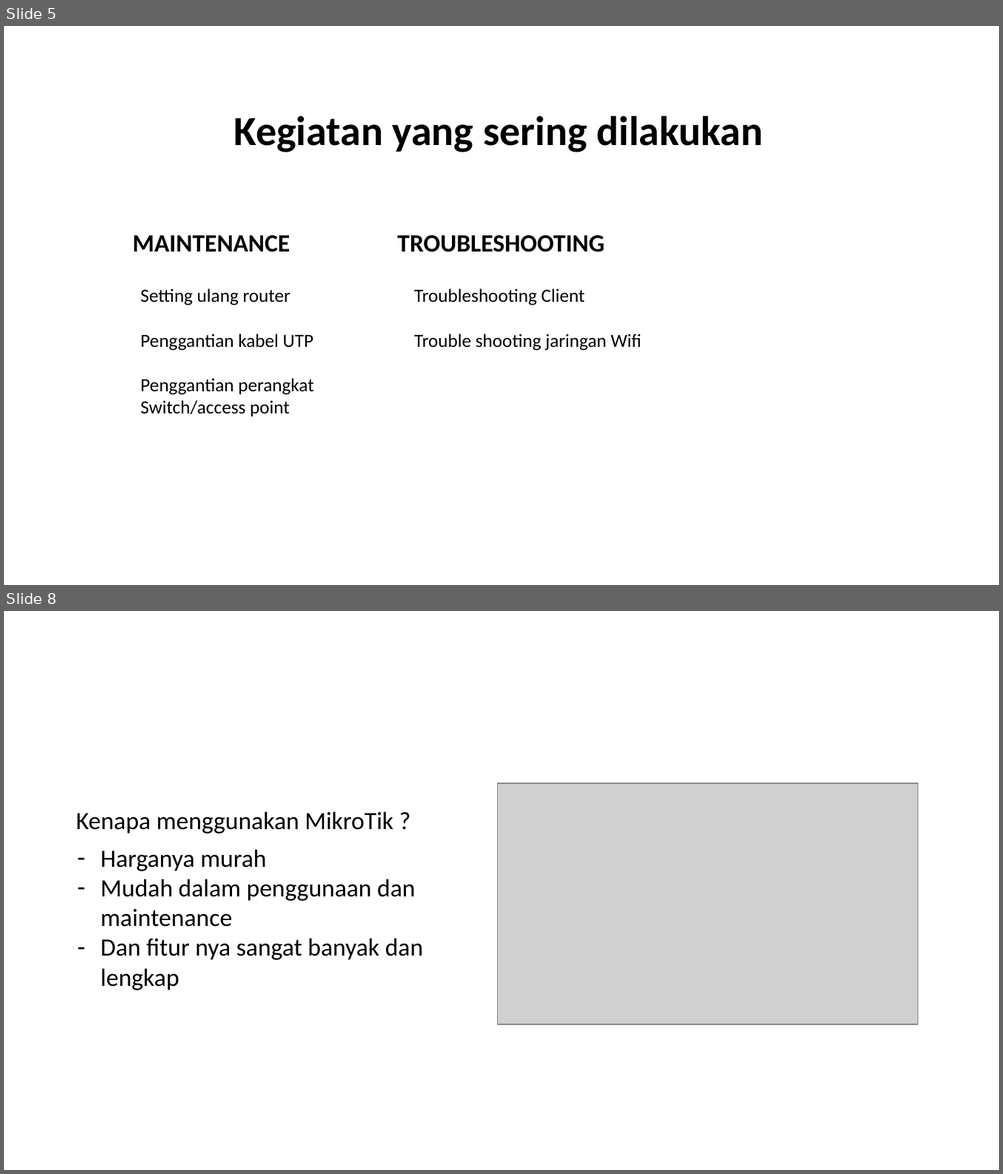
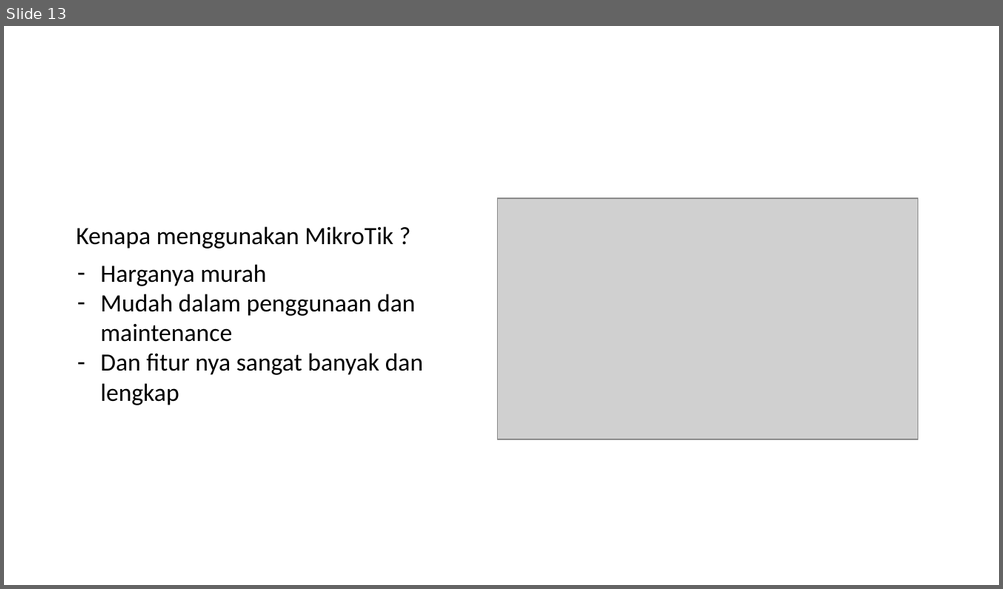
Before and after one commit to wisnushaputra/private-repo, a slide deck: Wisnu.pptx. Shown one above the other, each under a label of ours: slides 5 and 8 before the commit, slide 13 after it; the slides between them are not shown. The pictures are 1003x1174 and 1003x589 pixels, drawn with LibreOffice and Linux fonts; fonts in the diff are those of the drawing; grey boxes stand for pictures. Boxes give left, top, right and bottom in pixels: in the first picture for what was removed or moved away, otherwise in the second. Text is boxed around its words. In the diff, an @@ line names an element or a change of style, - is before the commit and + after.

```diff
--- a/Wisnu.pptx
+++ b/Wisnu.pptx
@@ slide 5 removed at bbox=[4, 26, 999, 585], background #FFFFFF @@
@@ text removed at bbox=[234, 116, 762, 153] @@
-Kegiatan yang sering dilakukan
@@ text removed at bbox=[133, 235, 290, 252] @@
-MAINTENANCE
@@ text removed at bbox=[397, 235, 604, 252] @@
-TROUBLESHOOTING
@@ text removed at bbox=[140, 289, 313, 417] @@
-Setting ulang router
-Penggantian kabel UTP
-Penggantian perangkat Switch/access point
@@ text removed at bbox=[414, 289, 642, 351] @@
-Troubleshooting Client
-Trouble shooting jaringan Wifi
@@ what was slide 8 is now slide 13 @@
```
Also in this commit, not shown: 5 slides changed, 9 slides added, 1 other slide removed, 1 other file.
